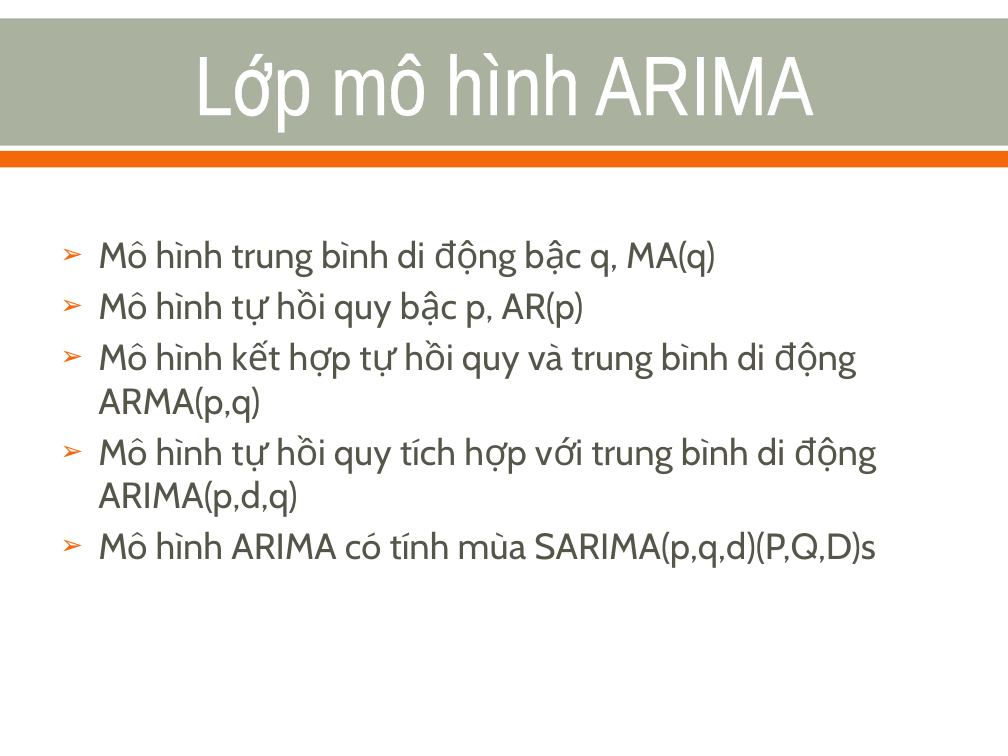
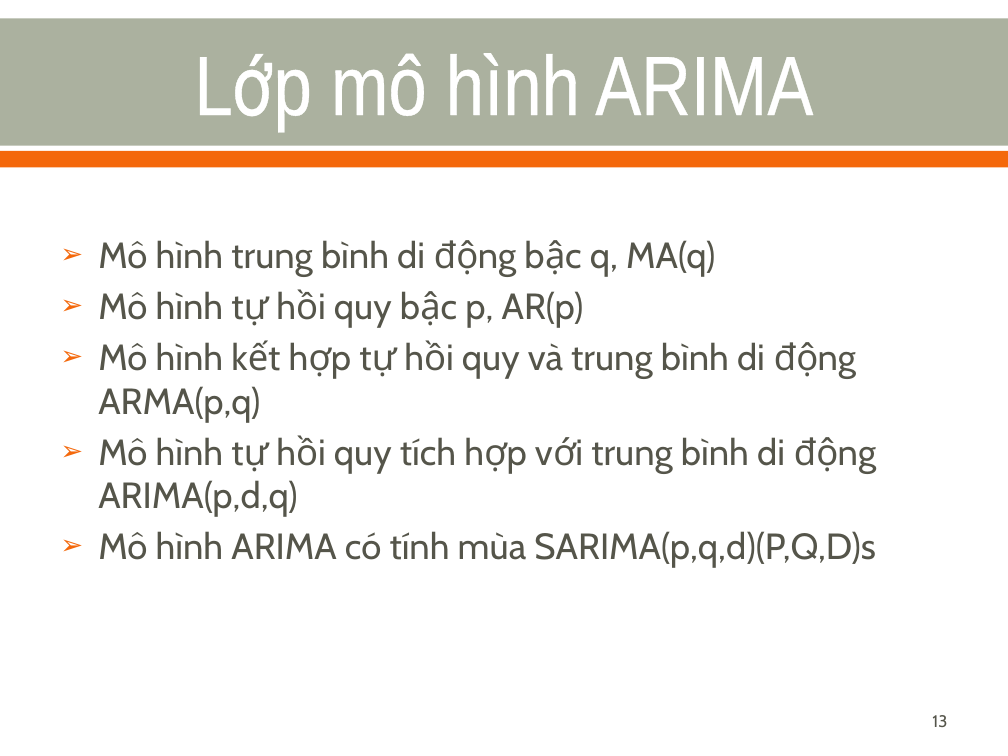
Before and after one commit to nvtthai/forecast-time-series, a slide deck: slide 13 of Report/Presentation.ppt. Drawn at 1008x756 pixels with LibreOffice and Linux fonts; fonts in the diff are those of the drawing. Boxes give left, top, right and bottom in pixels: in the first picture for what was removed or moved away, otherwise in the second. Text is boxed around its words. In the diff, an @@ line names an element or a change of style, - is before the commit and + after.

```diff
--- a/Report/Presentation.ppt
+++ b/Report/Presentation.ppt
@@ page number added at (x1=932, y1=715, x2=947, y2=727), 12 pt, text #55554A @@
+13
```
Also in this commit, not shown: 54 other slides changed.
